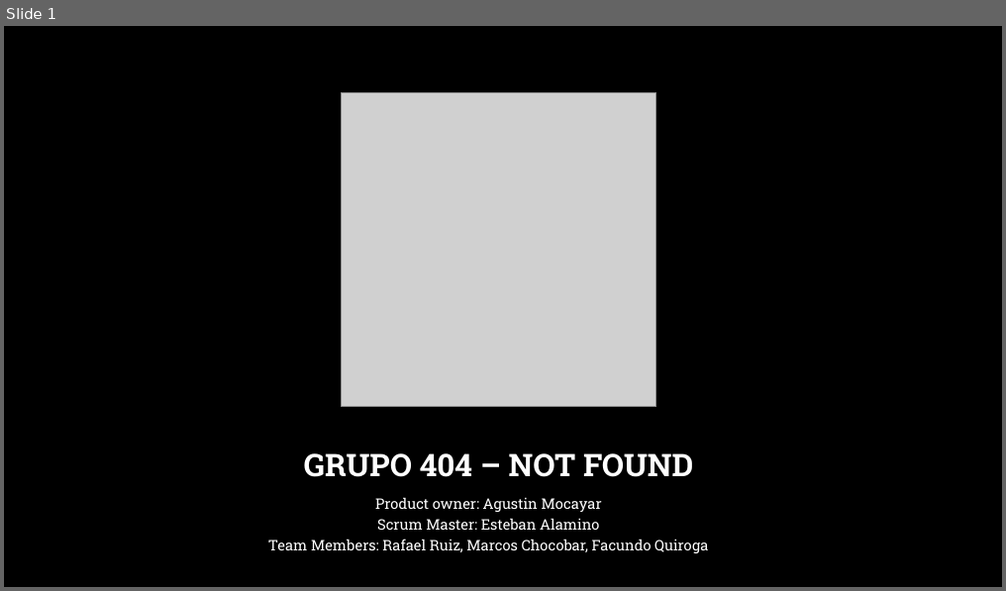
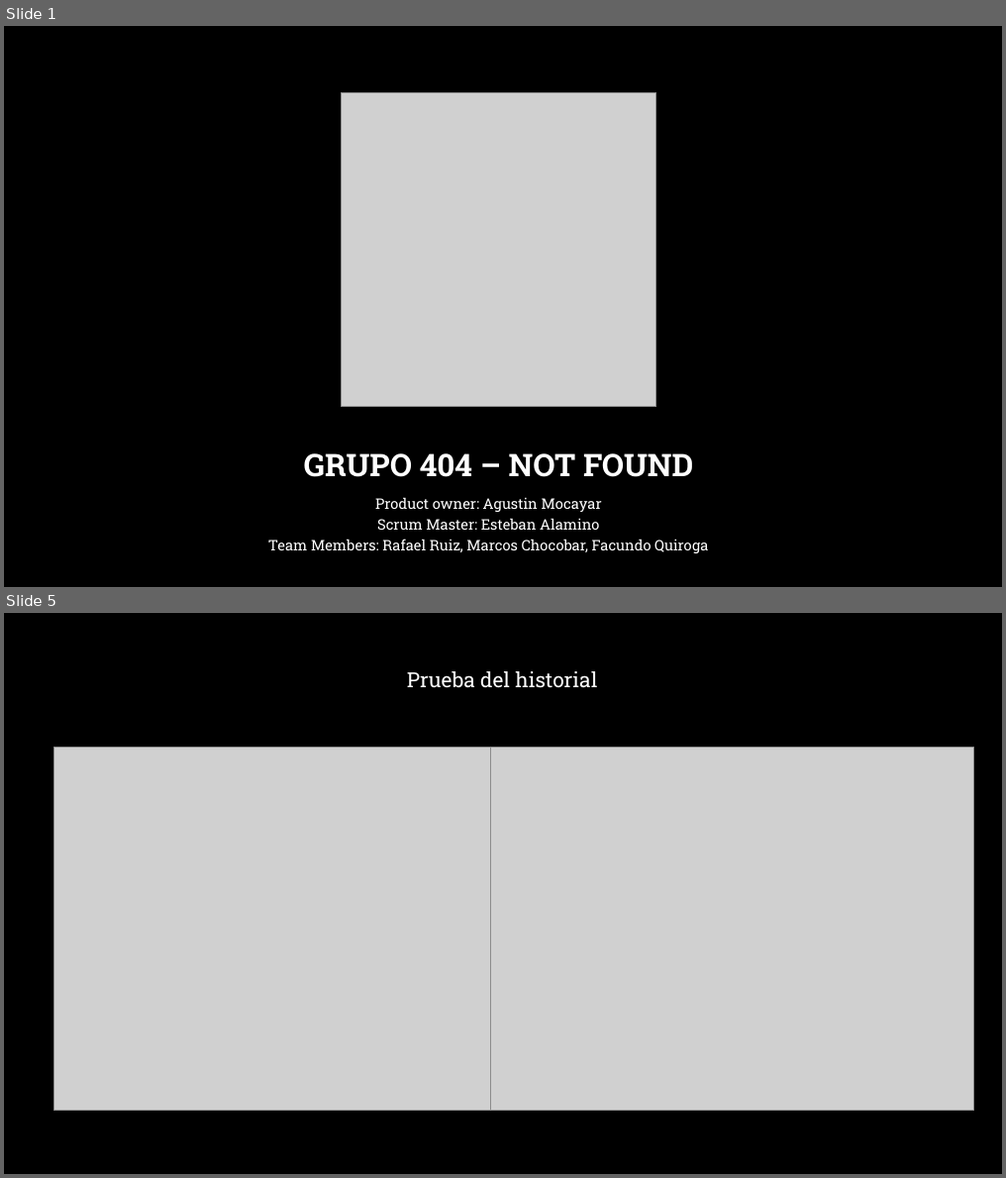
Before and after one commit to Quantum-Crow/Integrador-404, a slide deck: Grupo 404 – Not found.pptx. Shown one above the other, each under a label of ours: slide 1 before the commit, slides 1 and 5 after it; the slides between them are not shown. The pictures are 1006x591 and 1006x1178 pixels, drawn with LibreOffice and Linux fonts; fonts in the diff are those of the drawing; grey boxes stand for pictures; background and template pictures are left out. Boxes give left, top, right and bottom in pixels: in the first picture for what was removed or moved away, otherwise in the second. Text is boxed around its words. In the diff, an @@ line names an element or a change of style, - is before the commit and + after.

```diff
--- a/Grupo 404 – Not found.pptx
+++ b/Grupo 404 – Not found.pptx
@@ slide 5 added at bbox=[4, 613, 1002, 1174], background picture (left out) @@
@@ text added at bbox=[407, 671, 597, 688], 20 pt, text #FFFFFF @@
+Prueba del historial
@@ picture added at bbox=[54, 747, 490, 1110] @@
@@ picture added at bbox=[491, 747, 974, 1110] @@
```
Also in this commit, not shown: 2 slides changed, 2 other slides added, 1 slide removed, 4 other files.
